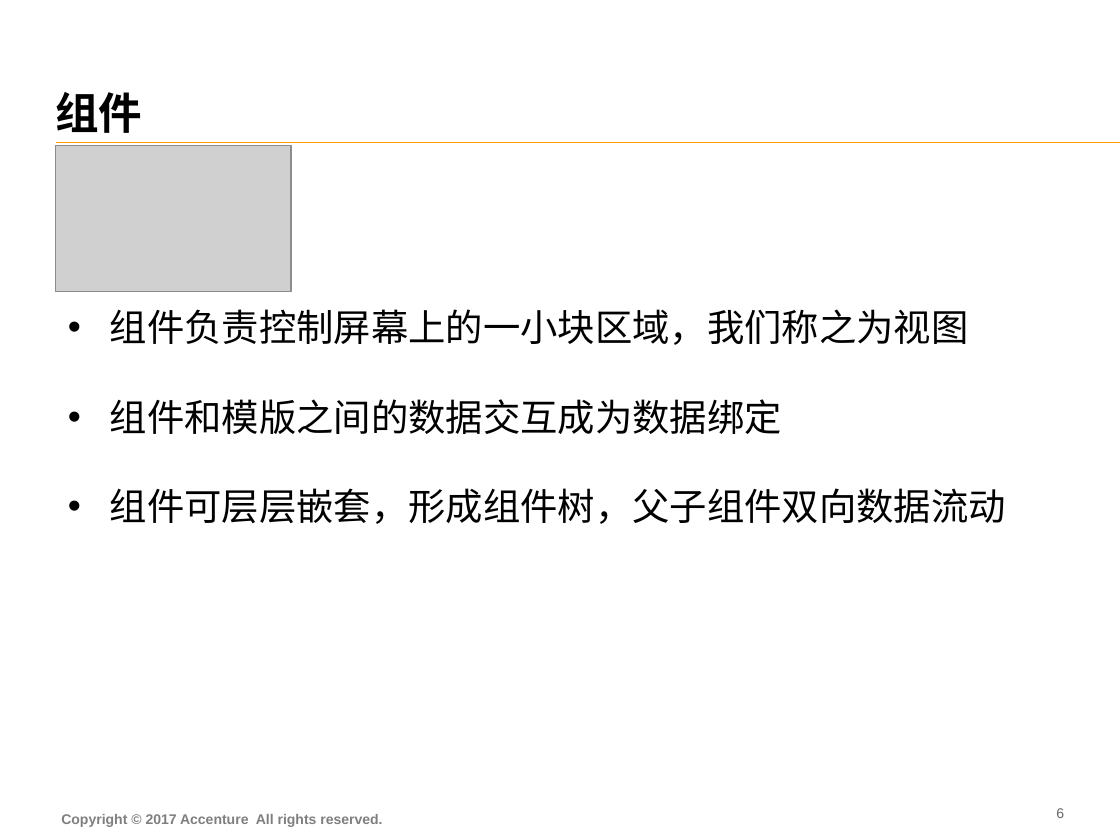
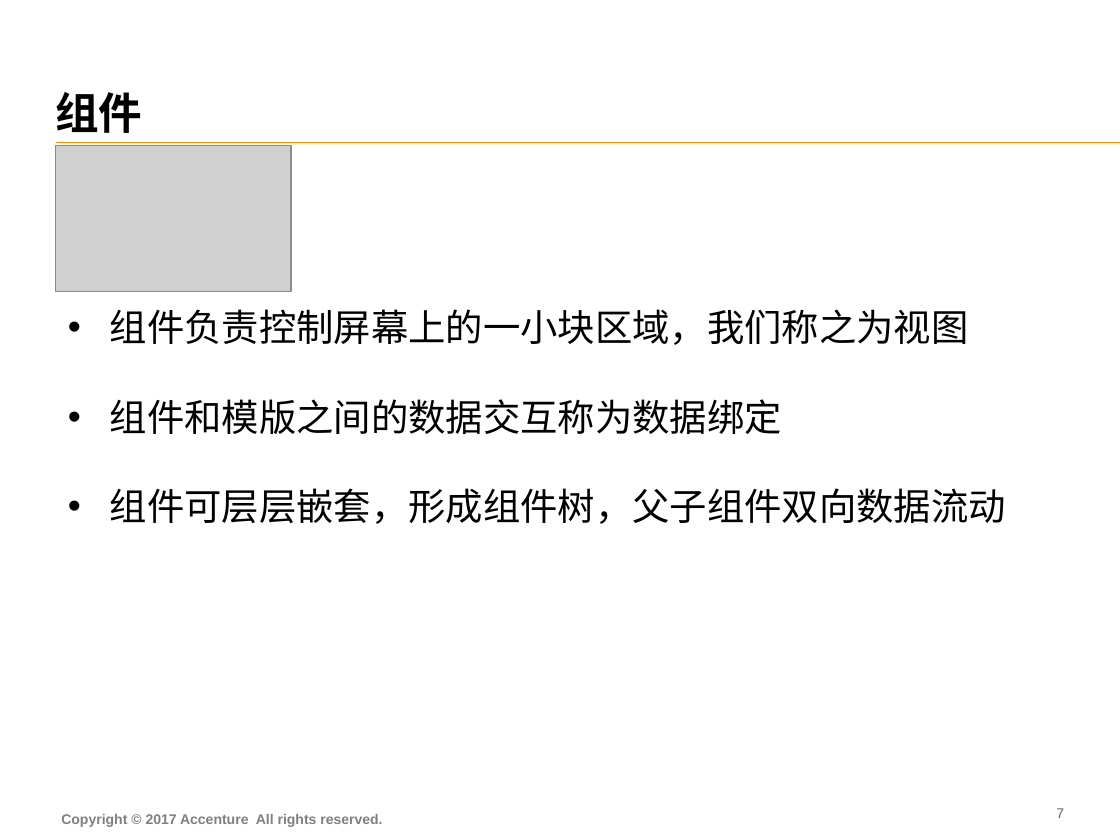
Before and after one commit to FS-Angular-Interest-Group/AngularTraining, a slide deck: slide 8 of PPT/03-Accenture-FS-Angular-Framework.pptx (slide 7 before the commit). Drawn at 1120x840 pixels with LibreOffice and Linux fonts; fonts in the diff are those of the drawing; grey boxes stand for pictures. Boxes give left, top, right and bottom in pixels: in the first picture for what was removed or moved away, otherwise in the second. Text is boxed around its words. In the diff, an @@ line names an element or a change of style, - is before the commit and + after.

```diff
--- a/PPT/03-Accenture-FS-Angular-Framework.pptx
+++ b/PPT/03-Accenture-FS-Angular-Framework.pptx
@@ text at box(110, 399, 782, 434): text changed @@
-• 组件和模版之间的数据交互成为数据绑定
+• 组件和模版之间的数据交互称为数据绑定
@@ page number at box(1056, 808, 1064, 818): text changed @@
-6
+7
```
Also in this commit, not shown: 5 other slides changed, 1 slide added.
